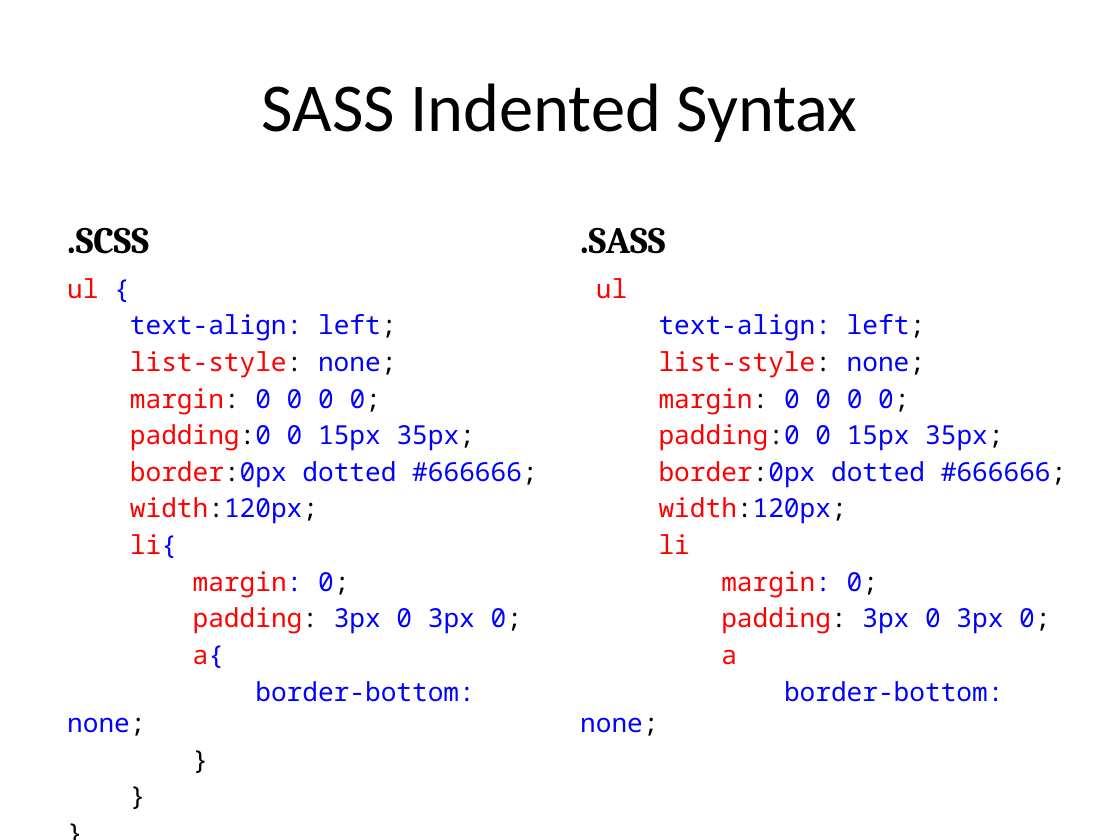
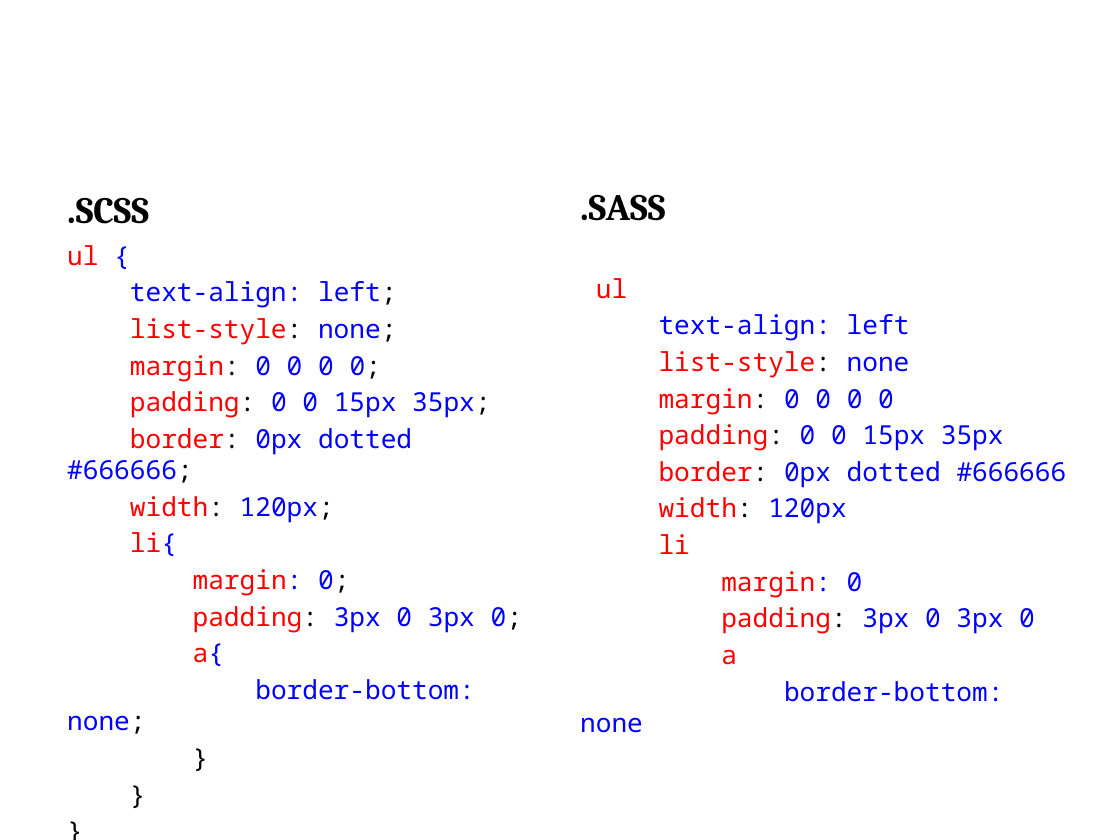
Before and after one commit to jacobladams/presentations, a slide deck: slide 50 of less-and-sass/Write LESS CSS and make it SASSier.pptx (slide 47 before the commit). Drawn at 1120x840 pixels with LibreOffice and Linux fonts; fonts in the diff are those of the drawing; background and template pictures are left out. Boxes give left, top, right and bottom in pixels: in the first picture for what was removed or moved away, otherwise in the second. Text is boxed around its words. In the diff, an @@ line names an element or a change of style, - is before the commit and + after.

Commit message:
Added slides and styles

```diff
--- a/less-and-sass/Write LESS CSS and make it SASSier.pptx
+++ b/less-and-sass/Write LESS CSS and make it SASSier.pptx
@@ title "SASS Indented Syntax": place and size @@
-title "SASS Indented Syntax" at (262, 83, 858, 142)
+title "SASS Indented Syntax" at (56, 9, 1064, 149)
@@ title "SASS Indented Syntax" at (56, 9, 1064, 149): text colour #000000 to #FFFFFF, bold on @@
@@ text ".SCSS": place and size @@
-text ".SCSS" at (67, 227, 149, 254)
+text ".SCSS" at (67, 197, 149, 224)
@@ text ".SASS": place and size @@
-text ".SASS" at (580, 227, 665, 254)
+text ".SASS" at (580, 194, 665, 221)
@@ text "ul {": place and size @@
-text "ul {" at (67, 278, 537, 736)
+text "ul {" at (67, 245, 522, 734)
@@ text at (659, 314, 1067, 524): text changed @@
-text-align: left;
-list-style: none;
-margin: 0 0 0 0;
-padding:0 0 15px 35px;
-border:0px dotted #666666;
-width:120px;
+text-align: left
+list-style: none
+margin: 0 0 0 0
+padding: 0 0 15px 35px
+border: 0px dotted #666666
+width: 120px
@@ text at (67, 391, 490, 523): spaces changed @@
-padding:0 0 15px 35px;
-border:0px dotted #666666;
-width:120px;
+padding: 0 0 15px 35px;
+border: 0px dotted #666666;
+width: 120px;
@@ text at (721, 571, 1035, 634): text changed @@
-margin: 0;
-padding: 3px 0 3px 0;
+margin: 0
+padding: 3px 0 3px 0
@@ text at (784, 681, 1003, 702): text changed @@
-border-bottom: none;
+border-bottom: none
```
Also in this commit, not shown: 50 other slides changed, 11 slides added, 3 slides removed.
